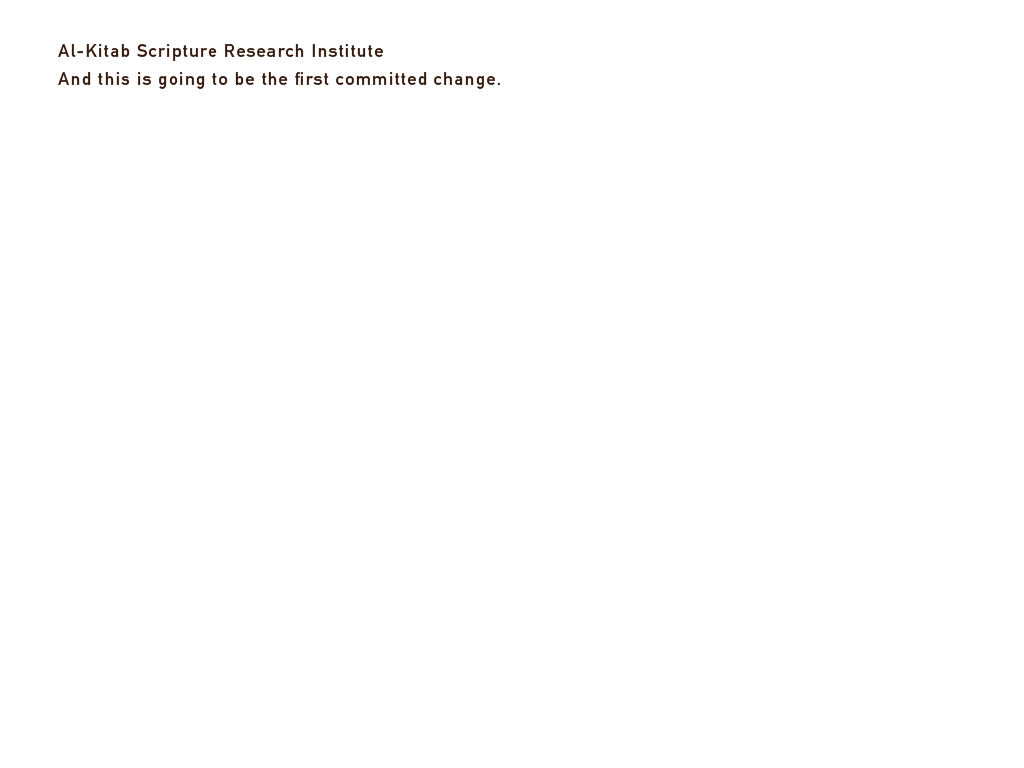
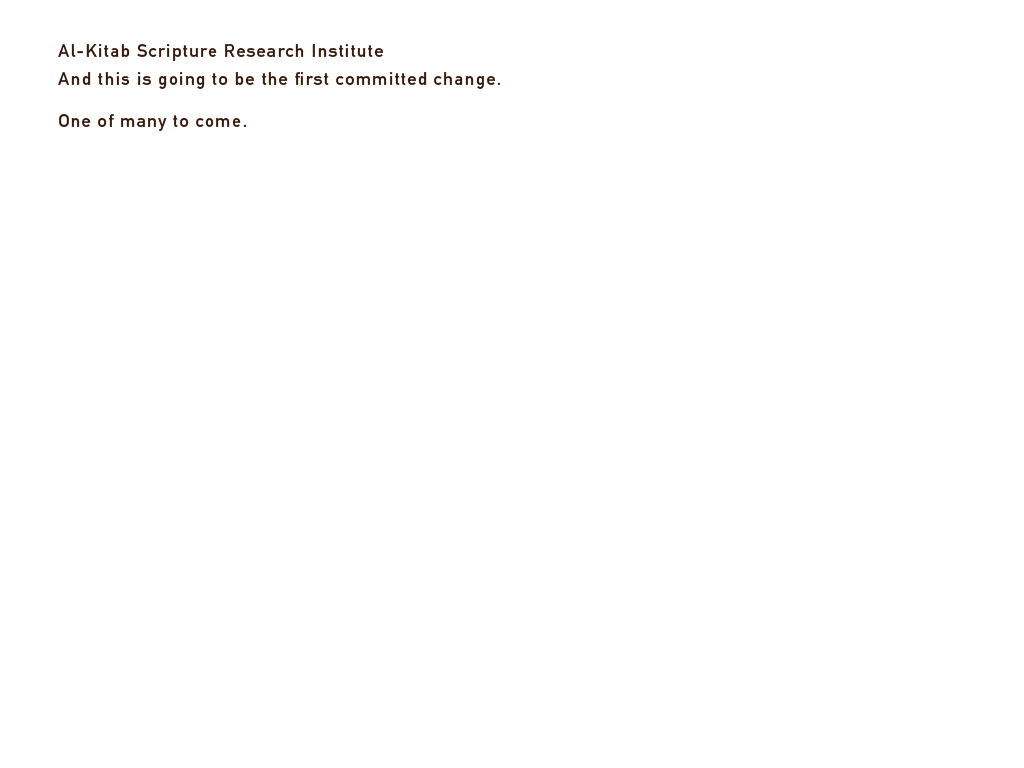
Revision of a layered 1024 × 768 image; what changed, layer by layer:
painted on "Al-Kitab Scripture Research Institute And this is going to be" over [59, 114, 246, 131]
